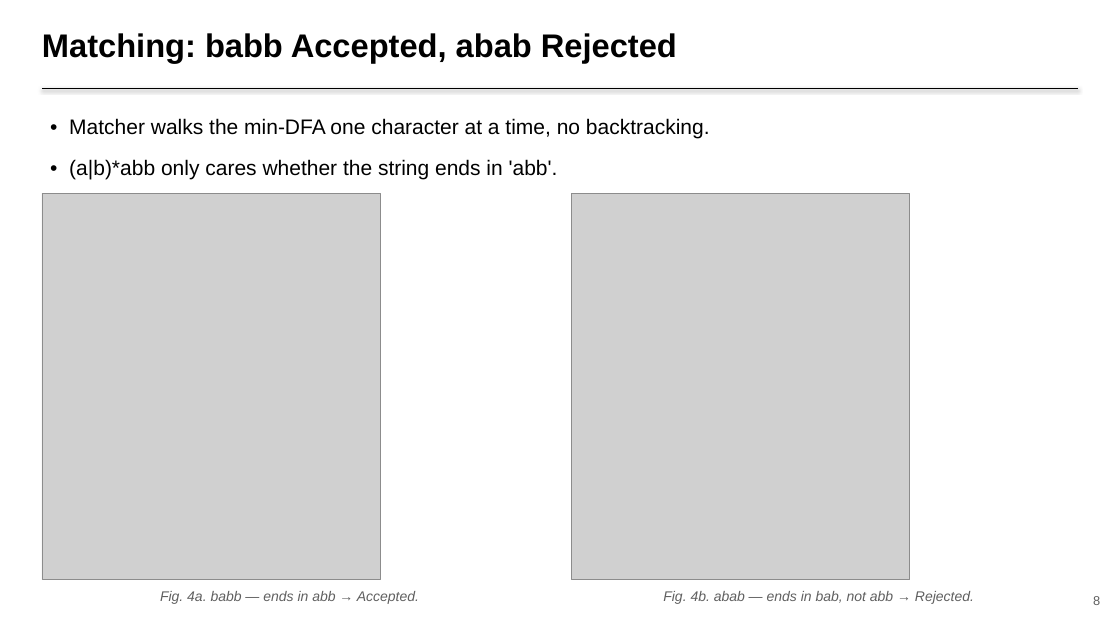
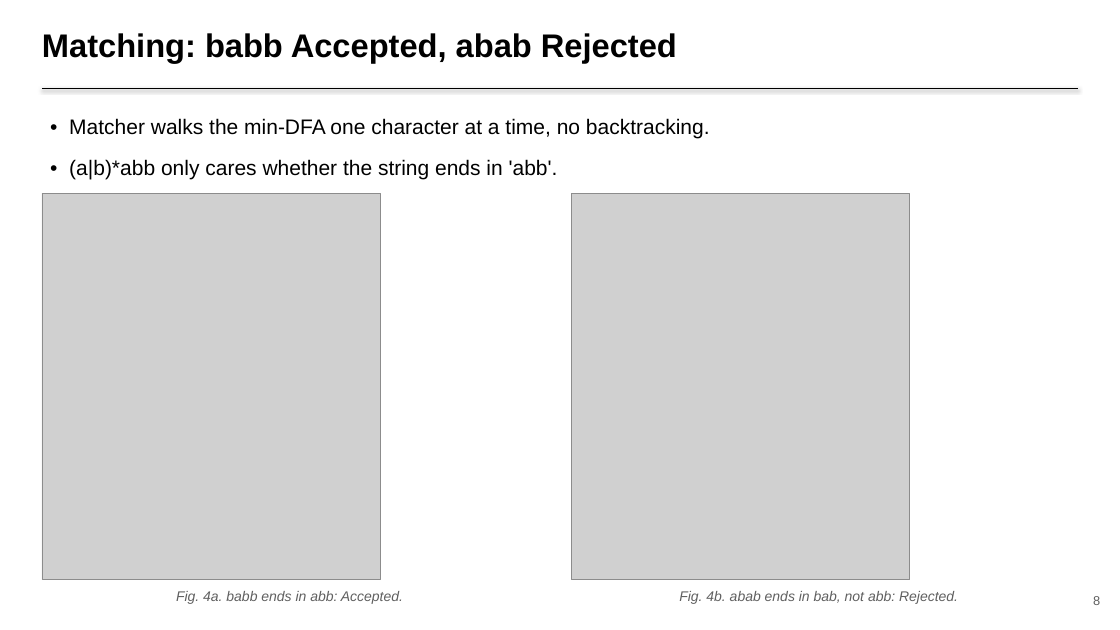
Before and after one commit to Vignesh-P-C/regexlab, a slide deck: slide 8 of docs/presentation.pptx. Drawn at 1120x630 pixels with LibreOffice and Linux fonts; fonts in the diff are those of the drawing; grey boxes stand for pictures. Boxes give left, top, right and bottom in pixels: in the first picture for what was removed or moved away, otherwise in the second. Text is boxed around its words. In the diff, an @@ line names an element or a change of style, - is before the commit and + after.

```diff
--- a/docs/presentation.pptx
+++ b/docs/presentation.pptx
@@ text at (176, 591, 403, 604): text changed @@
-Fig. 4a. babb — ends in abb → Accepted.
+Fig. 4a. babb ends in abb: Accepted.
@@ text at (679, 591, 958, 604): text changed @@
-Fig. 4b. abab — ends in bab, not abb → Rejected.
+Fig. 4b. abab ends in bab, not abb: Rejected.
```
Also in this commit, not shown: 8 other slides changed, 1 other file.
